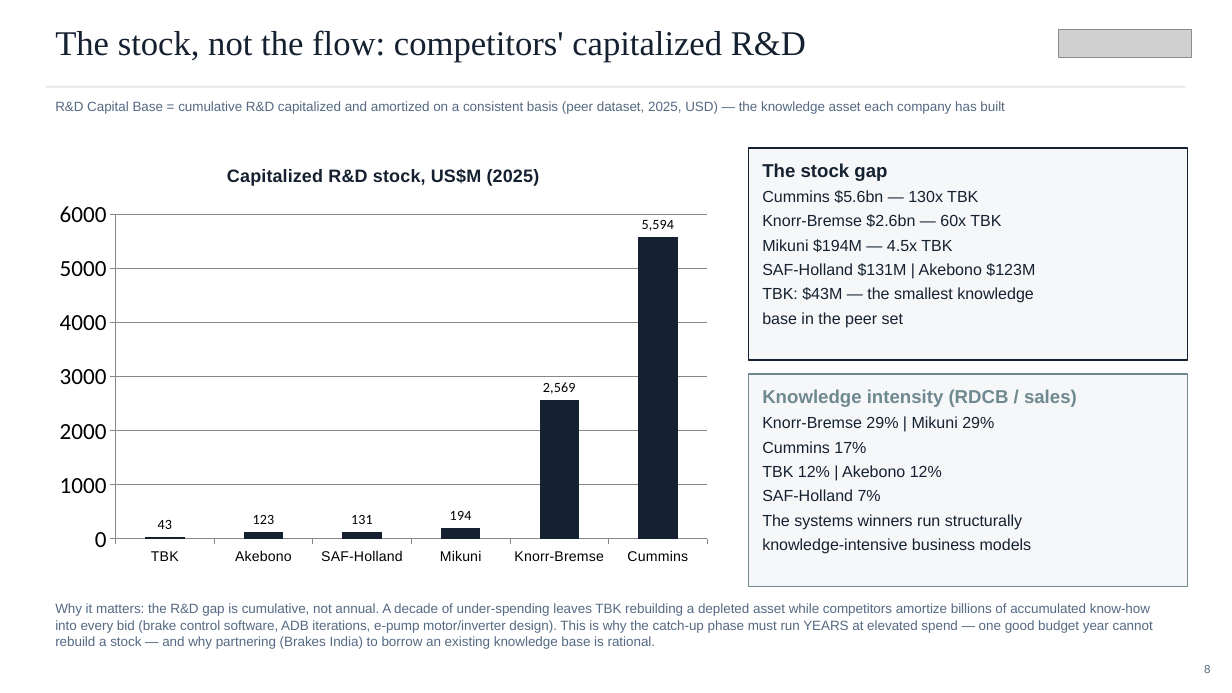
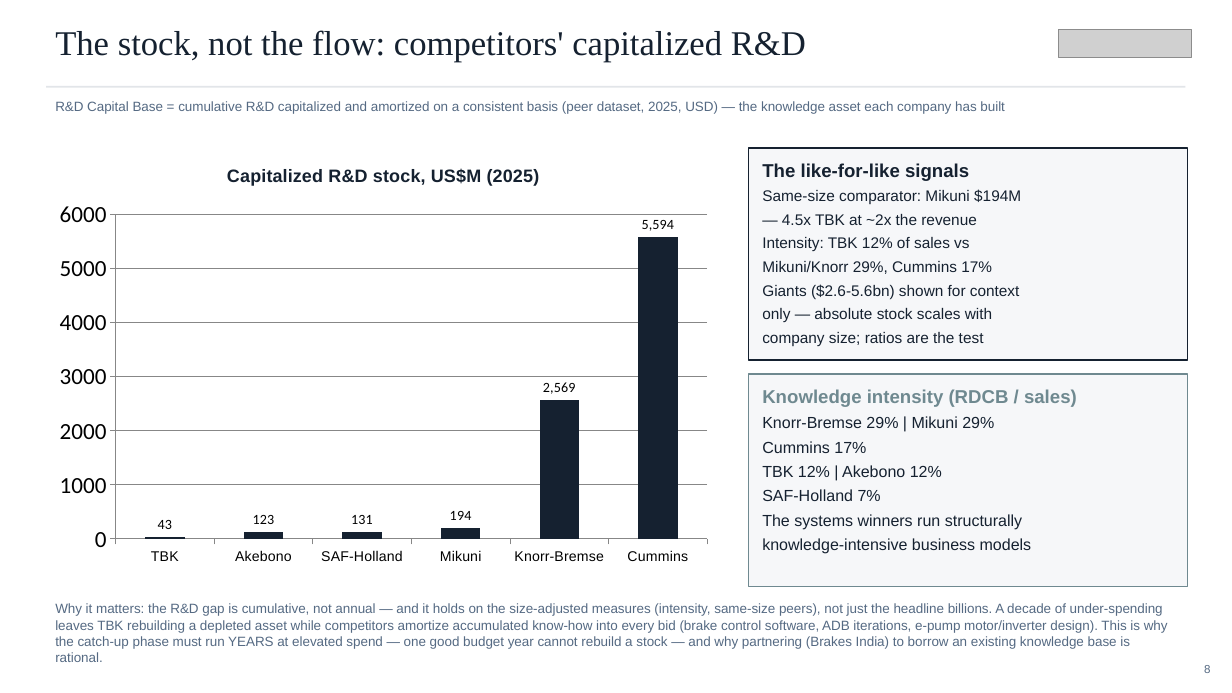
Before and after one commit to charette-lab/Claude, a slide deck: slide 8 of TBK_rd_gap_slides.pptx. Drawn at 1232x693 pixels with LibreOffice and Linux fonts; fonts in the diff are those of the drawing; grey boxes stand for pictures. Boxes give left, top, right and bottom in pixels: in the first picture for what was removed or moved away, otherwise in the second. Text is boxed around its words. In the diff, an @@ line names an element or a change of style, - is before the commit and + after.

```diff
--- a/TBK_rd_gap_slides.pptx
+++ b/TBK_rd_gap_slides.pptx
@@ text in rectangle at bbox=[762, 163, 1021, 346]: text changed; size 12.5 to 12 pt @@
-The stock gap
-Cummins $5.6bn — 130x TBK
-Knorr-Bremse $2.6bn — 60x TBK
-Mikuni $194M — 4.5x TBK
-SAF-Holland $131M | Akebono $123M
-TBK: $43M — the smallest knowledge
-base in the peer set
+The like-for-like signals
+Same-size comparator: Mikuni $194M
+— 4.5x TBK at ~2x the revenue
+Intensity: TBK 12% of sales vs
+Mikuni/Knorr 29%, Cummins 17%
+Giants ($2.6-5.6bn) shown for context
+only — absolute stock scales with
+company size; ratios are the test
@@ text at bbox=[55, 603, 1168, 662]: text changed @@
-Why it matters: the R&D gap is cumulative, not annual. A decade of under-spending leaves TBK rebuilding a depleted asset while competitors amortize billions of accumulated know-how into every bid (brake control software, ADB iterations, e-pump motor/inverter design). This is why the catch-up phase must run YEARS at elevated spend — one good budget year cannot rebuild a stock — and why partnering (Brakes India) to borrow an existing knowledge base is rational.
+Why it matters: the R&D gap is cumulative, not annual — and it holds on the size-adjusted measures (intensity, same-size peers), not just the headline billions. A decade of under-spending leaves TBK rebuilding a depleted asset while competitors amortize accumulated know-how into every bid (brake control software, ADB iterations, e-pump motor/inverter design). This is why the catch-up phase must run YEARS at elevated spend — one good budget year cannot rebuild a stock — and why partnering (Brakes India) to borrow an existing knowledge base is rational.
```
Also in this commit, not shown: 6 other slides changed, 3 other files.
